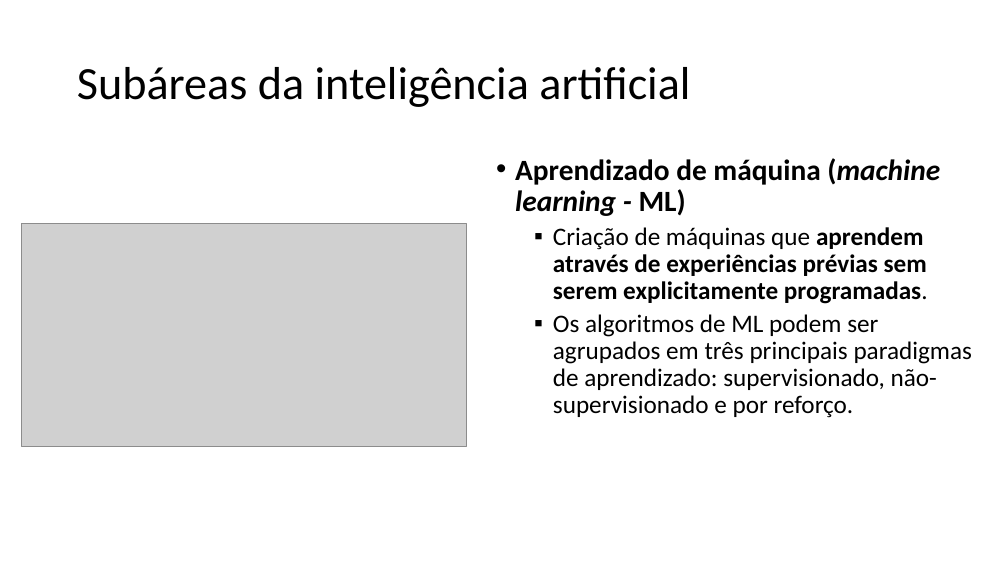
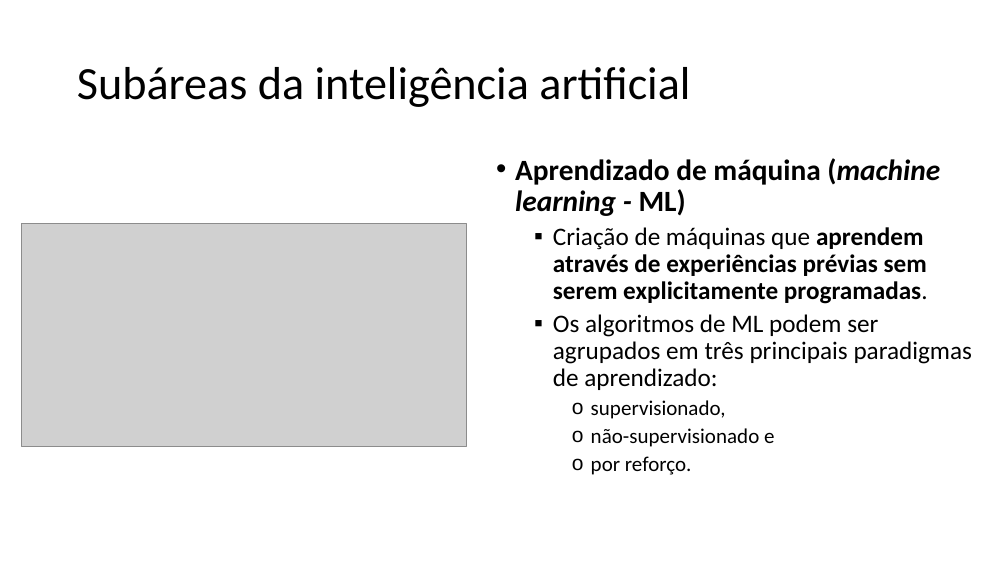
Before and after one commit to zz4fap/c24_inteligencia_artificial, a slide deck: slide 45 of slides/C24_Introdução.pptx. Drawn at 1008x567 pixels with LibreOffice and Linux fonts; fonts in the diff are those of the drawing; grey boxes stand for pictures. Boxes give left, top, right and bottom in pixels: in the first picture for what was removed or moved away, otherwise in the second. Text is boxed around its words. In the diff, an @@ line names an element or a change of style, - is before the commit and + after.

```diff
--- a/slides/C24_Introdução.pptx
+++ b/slides/C24_Introdução.pptx
@@ text at [553,314,973,475]: text changed @@
-  ▪ Os algoritmos de ML podem ser agrupados em três principais paradigmas de aprendizado: supervisionado, não-supervisionado e por reforço.
+  ▪ Os algoritmos de ML podem ser agrupados em três principais paradigmas de aprendizado:
+    o supervisionado,
+    o não-supervisionado e
+    o por reforço.
```
Also in this commit, not shown: 21 other slides changed, 1 slide added, 1 other file.
